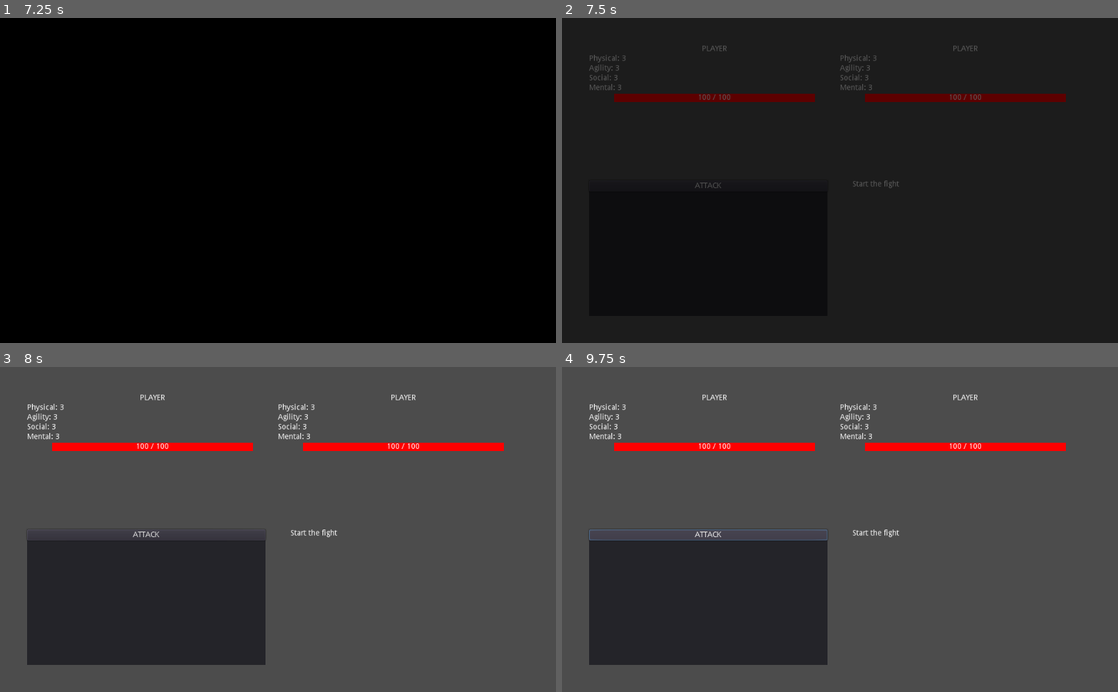
Above: before the commit, frames 1-4 (two rows, left to right).
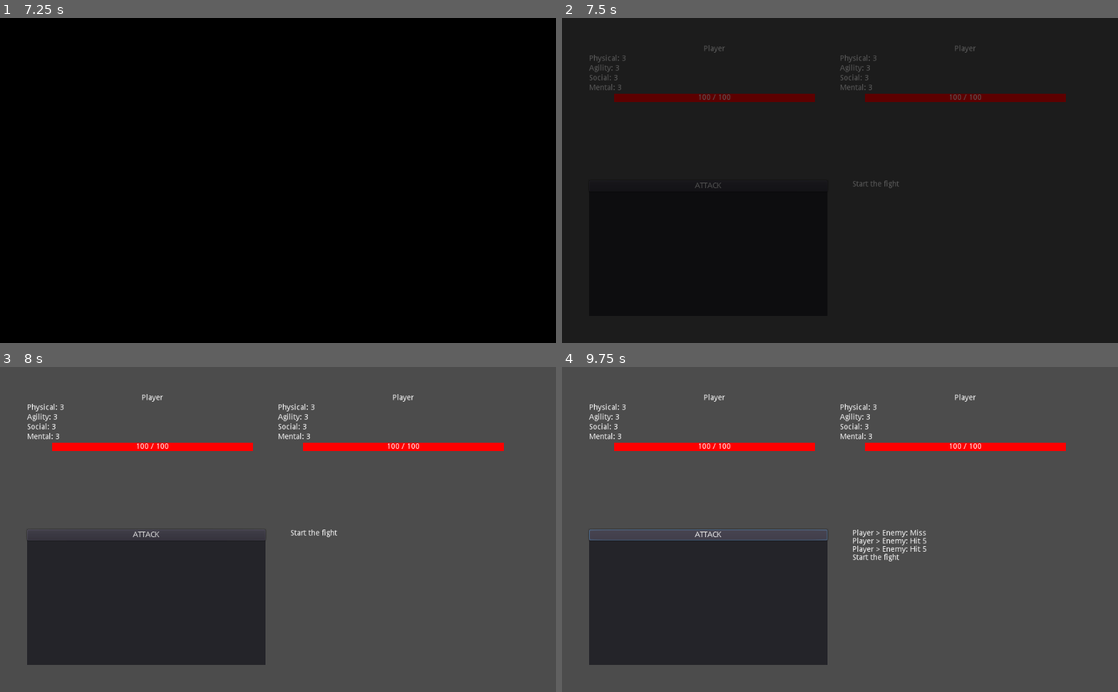
Above: after the commit, the same moments.

Repository: woliveira82/tactical-fight
Game: Godot game, scene res://src/control/SplashScreen.tscn
Two runs of this game, one before a commit and one after it. Both use one fixed random seed, a clock stepped at 60 frames per second and the inputs below.
Inputs:
- Up to frame 1 (7.25 s): tap Enter at 0.5, 2.75, 4.25 s; tap Space at 2, 3.5 s; click "START" at 5 s; click "START" at 5.75 s; click "START" at 6.5 s
- Up to frame 2 (7.5 s): click "ATTACK" at 7.25 s
- Up to frame 3 (8 s): no input
- Up to frame 4 (9.75 s): click "ATTACK" at 8 s; click "ATTACK" at 8.75 s; tap Space at 9.5 s

Frame 1 is identical in both runs. In frame 2, less than 0.1% of the frame differs, in the area x 25-75%, y 8-11%; in frame 3, 0.1%; in frame 4, 0.5%, in the area x 25-75%, y 8-60%.

Commit message:
feat: fight scene and stats

Diff:
--- a/Fighter.gd
+++ b/Fighter.gd
@@ -1,30 +1,22 @@
 extends VBoxContainer
 
-var fighter_name = "PLAYER"
-var physical = 3
-var agility = 3
-var social = 3
-var mental = 3
 
-var health = 70
-var current_health = health
+func set_fighter(fighter_data):
+	$NameLabel.text = fighter_data["name"]
+	_update_attributes(fighter_data["attr"])
+	_update_stats(fighter_data["stats"])
 
 
-func _ready():
-	health = 70 + (10 * physical)
-	current_health = health
-	_update_label()
+func _update_attributes(attributes_data):
+	$Physical/ValueLabel.text = str(attributes_data["physical"])
+	$Agility/ValueLabel.text = str(attributes_data["agility"])
+	$Social/ValueLabel.text = str(attributes_data["social"])
+	$Mental/ValueLabel.text = str(attributes_data["mental"])
 
 
-func _update_label():
-	$NameLabel.text = fighter_name
-	$Physical/ValueLabel.text = str(physical)
-	$Agility/ValueLabel.text = str(agility)
-	$Social/ValueLabel.text = str(social)
-	$Mental/ValueLabel.text = str(mental)
-
-	$Label.text = "%d / %d" % [current_health, health]
+func _update_stats(stats_data):
+	$Label.text = "%d / %d" % [stats_data["health"], stats_data["max_health"]]
 	$Label/HealthColorRect.rect_size.y = 15
 	$Label/HealthColorRect.rect_size.x = (
-		current_health / health * $Label.rect_size.x * 0.8
+		stats_data["health"] / stats_data["max_health"] * $Label.rect_size.x * 0.8
 	)
--- a/project.godot
+++ b/project.godot
@@ -17,6 +17,7 @@
 [autoload]
 
 SceneDirector="*res://src/control/SceneDirector.tscn"
+GameData="*res://src/game/GameData.gd"
 
 [physics]
 
--- a/src/game/Battleground.gd
+++ b/src/game/Battleground.gd
@@ -1,9 +1,36 @@
 extends Control
 
 
-func _on_AttackButton_button_up():
+const ATK_CHANCE: float = 0.8
+const DFS_CHANCE: float = 0.2
+const BASE_DAMAGE: int = 10
+
+var player = GameData.player
+var enemy = GameData.enemy
+var rng = GameData.rng
 
 
+func _ready():
+	$VBoxPlayer.set_fighter(player)
+	$VBoxEnemy.set_fighter(player)
 
 
-	pass # Replace with function body.
+func _attack(attacker, defender):
+	var resume = '%s > %s: ' % [attacker['name'], defender['name']]
+	if rng.randf() < ATK_CHANCE + (attacker['attr']['agility'] / 100.0):
+		var damage = attacker['attr']['physical'] + rng.randi_range(1, 10)
+		defender['stats']['health'] -= damage
+		resume += 'Hit %d' % damage
+
+	else:
+		resume += 'Miss'
+
+	_show_results(resume)
+
+
+func _show_results(text):
+	$RichTextLabel.text = text + '\n' + $RichTextLabel.text
+
+
+func _on_AttackButton_button_up():
+	_attack(player, enemy)
--- /dev/null
+++ b/src/game/GameData.gd
@@ -0,0 +1,43 @@
+extends Node
+
+
+var player = {
+	"name": "Player",
+	"attr": {
+		"physical": 3,
+		"agility": 3,
+		"social": 3,
+		"mental": 3,
+	},
+	"stats": {
+		"max_health": 70,
+		"health": 70,
+	}
+}
+
+var enemy = {
+	"name": "Enemy",
+	"attr": {
+		"physical": 3,
+		"agility": 3,
+		"social": 3,
+		"mental": 3,
+	},
+	"stats": {
+		"max_health": 70,
+		"health": 70,
+	}
+}
+
+var rng = RandomNumberGenerator.new()
+
+
+func _ready():
+	rng.randomize()
+	_update_stats(player)
+	_update_stats(enemy)
+
+
+func _update_stats(fighter):
+	fighter["stats"]["max_health"] = 70 + 10 * fighter["attr"]["physical"]
+	fighter["stats"]["health"] = fighter["stats"]["max_health"]
--- /dev/null
+++ b/src/game/GameData.tscn
@@ -0,0 +1,6 @@
+[gd_scene load_steps=2 format=2]
+
+[ext_resource path="res://src/game/GameData.gd" type="Script" id=1]
+
+[node name="Node" type="Node"]
+script = ExtResource( 1 )
